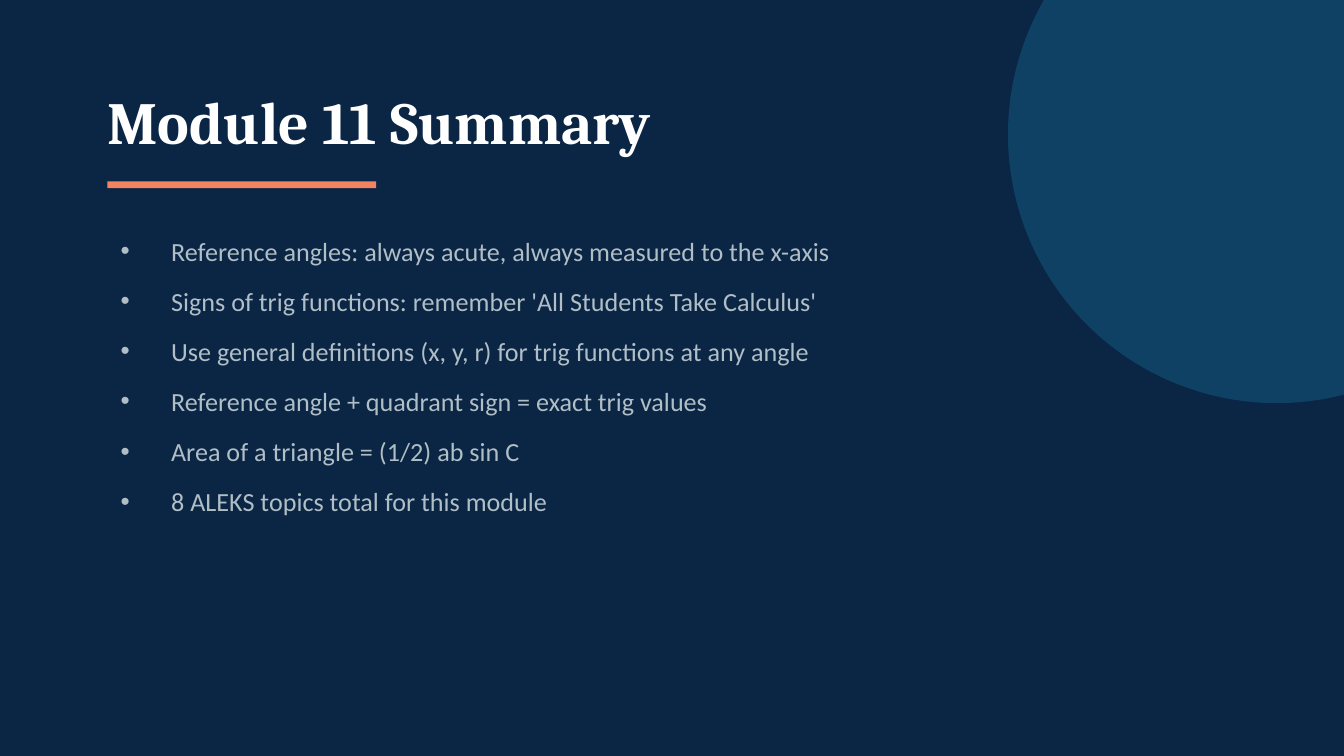
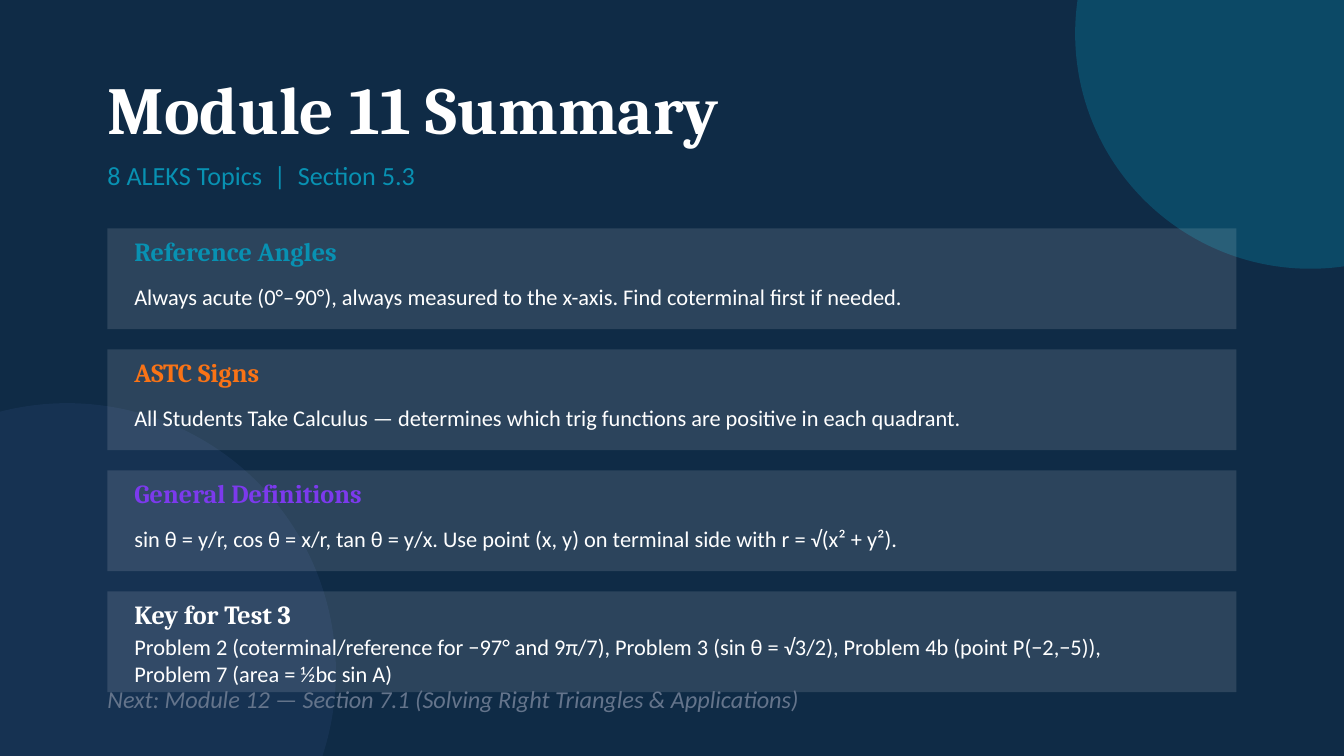
Before and after one commit to andrewhvolk/andrewhvolk.github.io, a slide deck: slide 21 of slides/Math130Unit3B.pptx. Drawn at 1344x756 pixels with LibreOffice and Linux fonts; fonts in the diff are those of the drawing. Boxes give left, top, right and bottom in pixels: in the first picture for what was removed or moved away, otherwise in the second. Text is boxed around its words. In the diff, an @@ line names an element or a change of style, - is before the commit and + after.

Commit message:
Updated Slides 3a,3b,3c

```diff
--- a/slides/Math130Unit3B.pptx
+++ b/slides/Math130Unit3B.pptx
@@ background #0B2545 to #0F2B46 @@
@@ ellipse added at [1075, 0, 1344, 269], fill #0891B2 at 30% opacity @@
@@ text "Module 11 Summary": place and size @@
-text "Module 11 Summary" at [107, 102, 651, 157]
+text "Module 11 Summary" at [107, 87, 719, 149]
@@ text "Module 11 Summary" at [107, 87, 719, 149]: size 32 to 36 pt @@
@@ text "8 ALEKS Topics | Section ..." at [107, 167, 415, 189]: vertical alignment top to middle @@
@@ text at [107, 167, 415, 189]: text changed; text colour #B0BEC5 to #0891B2 @@
-• Reference angles: always acute, always measured to the x-axis
-• Signs of trig functions: remember 'All Students Take Calculus'
-• Use general definitions (x, y, r) for trig functions at any angle
-• Reference angle + quadrant sign = exact trig values
-• Area of a triangle = (1/2) ab sin C
-• 8 ALEKS topics total for this module
+8 ALEKS Topics | Section 5.3
@@ rectangle removed at [108, 181, 376, 188] @@
@@ rectangle added at [108, 228, 1236, 329], fill #FFFFFF at 12% opacity @@
@@ text added at [134, 242, 337, 267], 14 pt, text #0891B2, bold @@
+Reference Angles
@@ text added at [134, 289, 901, 309], 12 pt, text #FFFFFF @@
+Always acute (0°–90°), always measured to the x-axis. Find coterminal first if needed.
@@ rectangle added at [108, 349, 1236, 450], fill #FFFFFF at 12% opacity @@
@@ text added at [134, 364, 259, 388], 14 pt, text #F97316, bold @@
+ASTC Signs
@@ ellipse: place and size @@
-ellipse at [1008, 0, 1344, 403]
+ellipse at [0, 403, 336, 756]
@@ ellipse at [0, 403, 336, 756]: fill #13547A at 60% opacity to #1E3A5F at 50% opacity @@
@@ text added at [134, 410, 961, 430], 12 pt, text #FFFFFF @@
+All Students Take Calculus — determines which trig functions are positive in each quadrant.
@@ rectangle added at [108, 470, 1236, 571], fill #FFFFFF at 12% opacity @@
@@ text added at [134, 484, 361, 503], 14 pt, text #7C3AED, bold @@
+General Definitions
@@ text added at [134, 529, 897, 551], 12 pt, text #FFFFFF @@
+sin θ = y/r, cos θ = x/r, tan θ = y/x. Use point (x, y) on terminal side with r = √(x² + y²).
@@ rectangle added at [108, 591, 1236, 692], fill #FFFFFF at 12% opacity @@
@@ text added at [134, 605, 291, 630], 14 pt, text #FFFFFF, bold @@
+Key for Test 3
@@ text added at [134, 637, 1101, 685], 12 pt, text #FFFFFF @@
+Problem 2 (coterminal/reference for −97° and 9π/7), Problem 3 (sin θ = √3/2), Problem 4b (point P(−2,−5)), Problem 7 (area = ½bc sin A)
@@ text added at [107, 690, 798, 712], 13 pt, text #64748B, italic @@
+Next: Module 12 — Section 7.1 (Solving Right Triangles & Applications)
```
Also in this commit, not shown: 12 other slides changed, 8 slides added, 8 slides removed, 8 other files.
